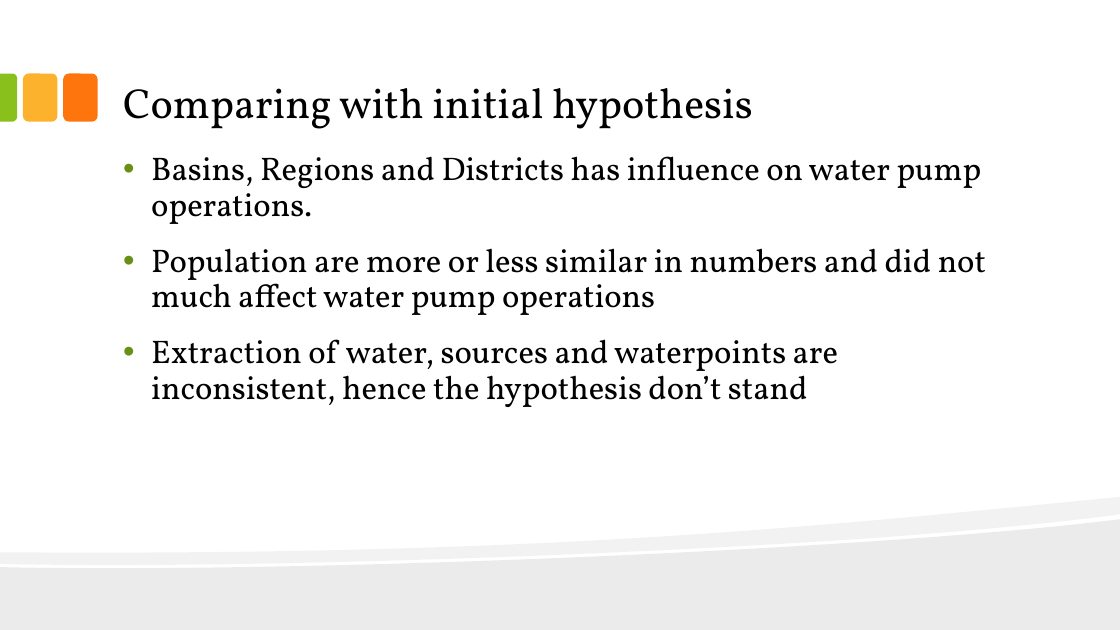
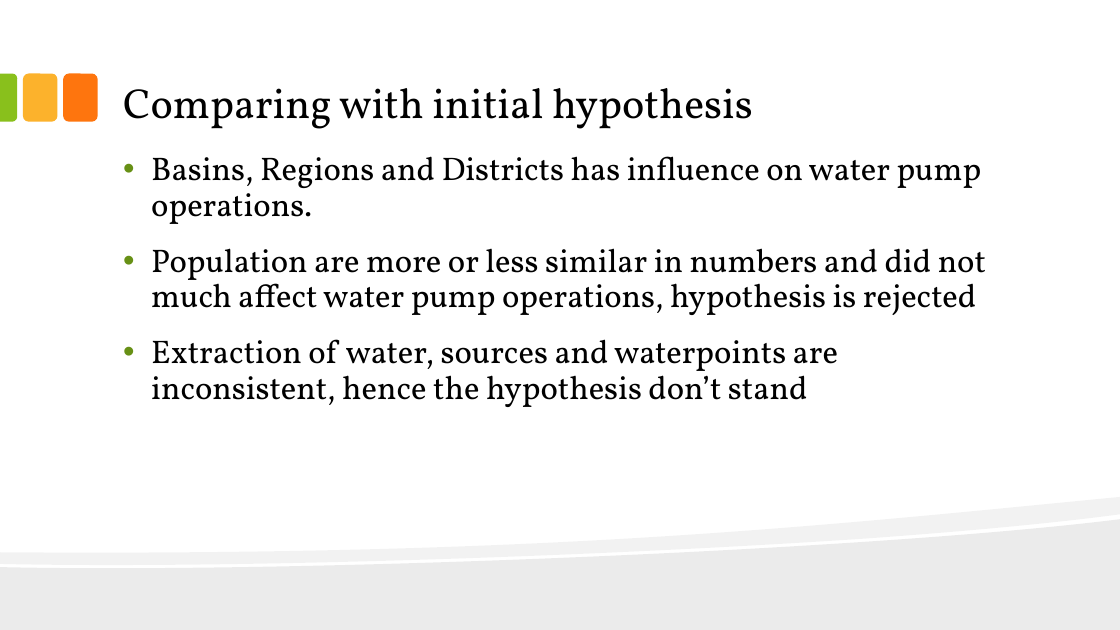
Before and after one commit to dennislamcv1/UCDAVISSQL, a slide deck: slide 17 of SQL for Data Science Capstone Project/Waterpump.pptx. Drawn at 1120x630 pixels with LibreOffice and Linux fonts; fonts in the diff are those of the drawing. Boxes give left, top, right and bottom in pixels: in the first picture for what was removed or moved away, otherwise in the second. Text is boxed around its words. In the diff, an @@ line names an element or a change of style, - is before the commit and + after.

```diff
--- a/SQL for Data Science Capstone Project/Waterpump.pptx
+++ b/SQL for Data Science Capstone Project/Waterpump.pptx
@@ text at (x1=151, y1=248, x2=986, y2=315): text changed @@
-• Population are more or less similar in numbers and did not much affect water pump operations
+• Population are more or less similar in numbers and did not much affect water pump operations, hypothesis is rejected
```
Also in this commit, not shown: 9 other slides changed, 1 other file.
